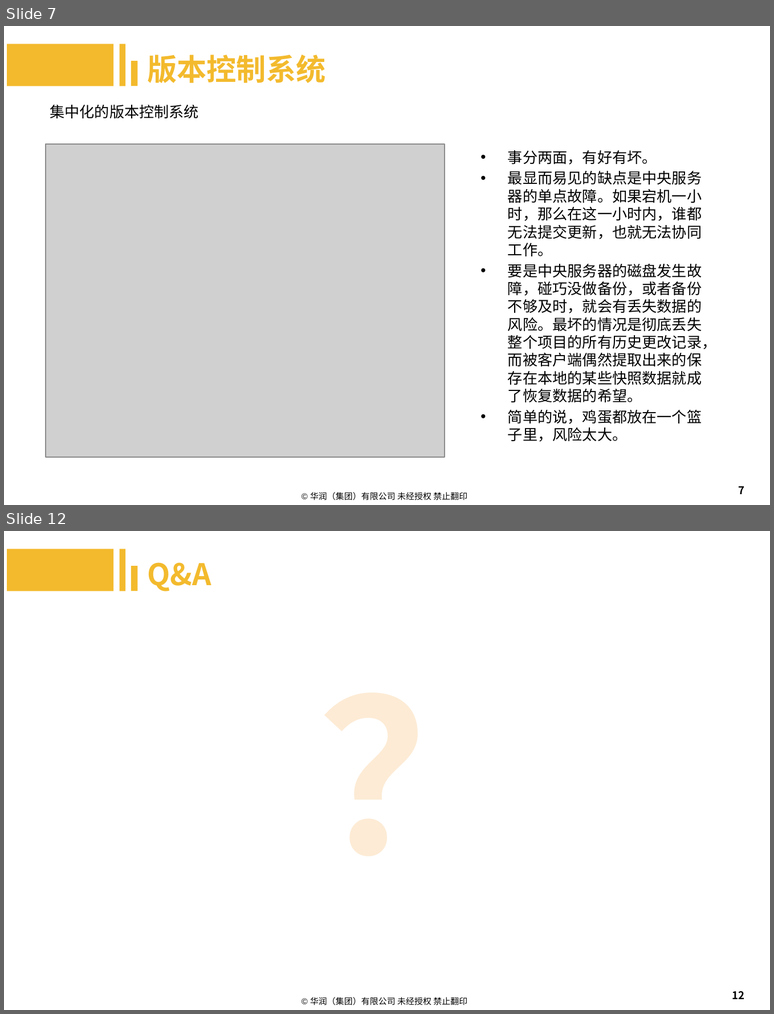
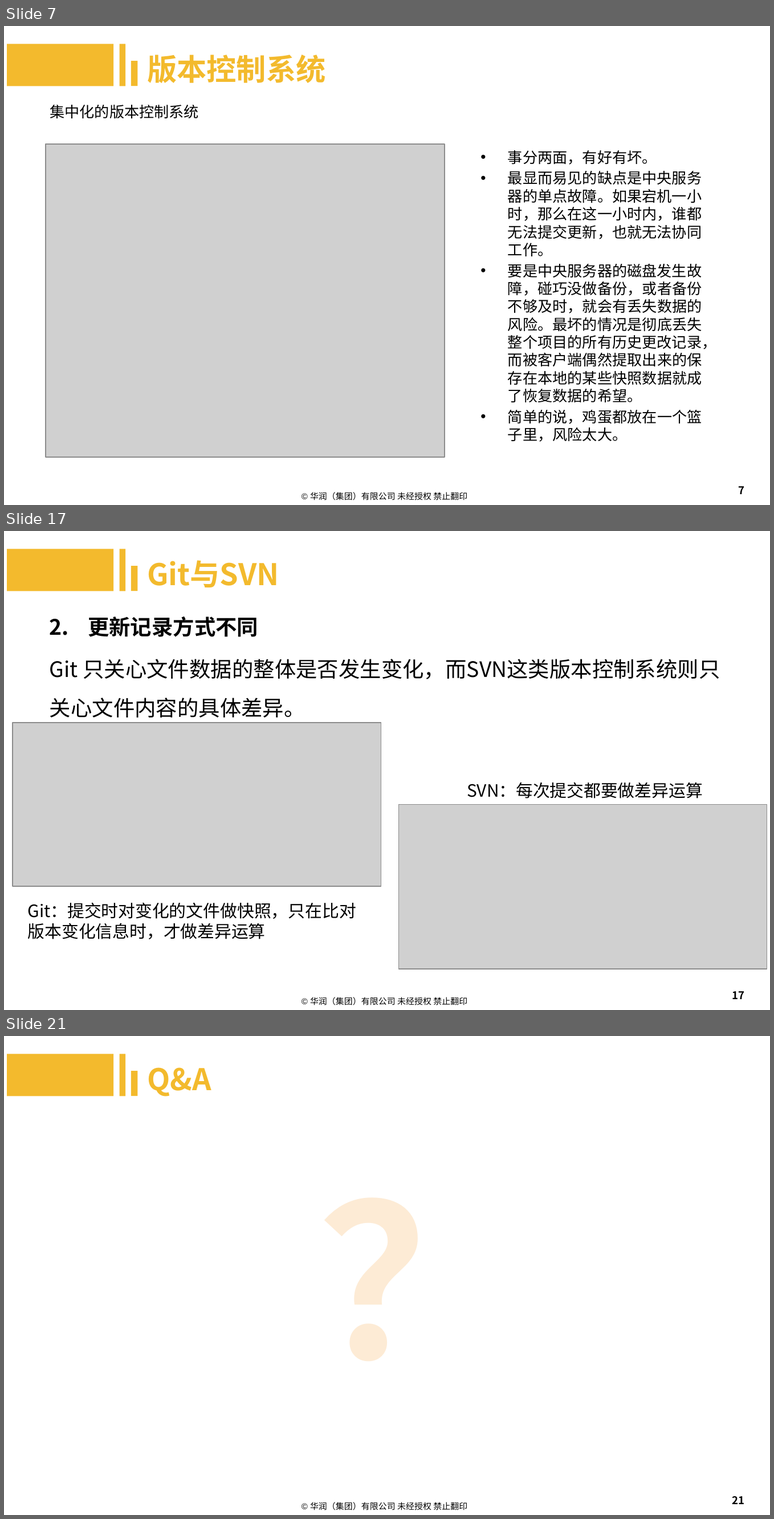
Before and after one commit to machenzhao/git-present, a slide deck: Git.pptx. Shown one above the other, each under a label of ours: slides 7 and 12 before the commit, slides 7, 17 and 21 after it; the slides between them are not shown. The pictures are 774x1014 and 774x1519 pixels, drawn with LibreOffice and Linux fonts; fonts in the diff are those of the drawing; grey boxes stand for pictures; background and template pictures are left out. Boxes give left, top, right and bottom in pixels: in the first picture for what was removed or moved away, otherwise in the second. Text is boxed around its words. In the diff, an @@ line names an element or a change of style, - is before the commit and + after.

Commit message:
提交Git与SVN

```diff
--- a/Git.pptx
+++ b/Git.pptx
@@ slide 17 added at (4,531,770,1010), background #FFFFFF; not listed: 1 template element that a slide beside it also shows @@
@@ rectangle added at (7,549,113,591), fill #F3BA2D @@
@@ rectangle added at (120,549,126,591), fill #F3BA2D @@
@@ text added at (147,560,279,587), 28 pt, text #F3BA2D, bold @@
+Git与SVN
@@ rectangle added at (131,566,138,591), fill #F3BA2D @@
@@ text added at (50,616,720,717), 20 pt, text #000000 @@
+2. 更新记录方式不同
+Git 只关心文件数据的整体是否发生变化，而SVN这类版本控制系统则只关心文件内容的具体差异。
@@ picture added at (13,723,381,887) @@
@@ text added at (467,782,703,798), 16 pt, text #000000 @@
+SVN：每次提交都要做差异运算
@@ picture added at (398,805,767,969) @@
@@ text added at (28,902,356,939), 16 pt, text #000000 @@
+Git：提交时对变化的文件做快照，只在比对
+版本变化信息时，才做差异运算
@@ page number added at (732,991,744,999), 10 pt, text #000000 @@
+17
@@ what was slide 12 is now slide 21 @@
@@ page number at (732,1496,744,1504): text changed @@
-12
+21
```
Also in this commit, not shown: 4 slides changed, 8 other slides added.
